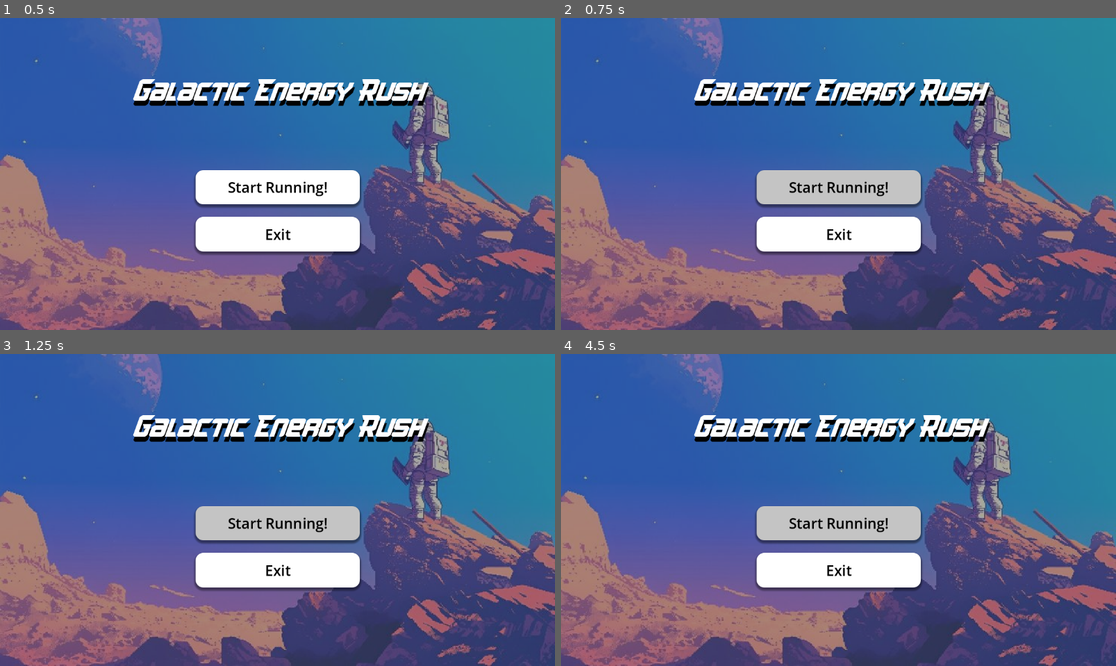
Above: before the commit, frames 1-4 (two rows, left to right).
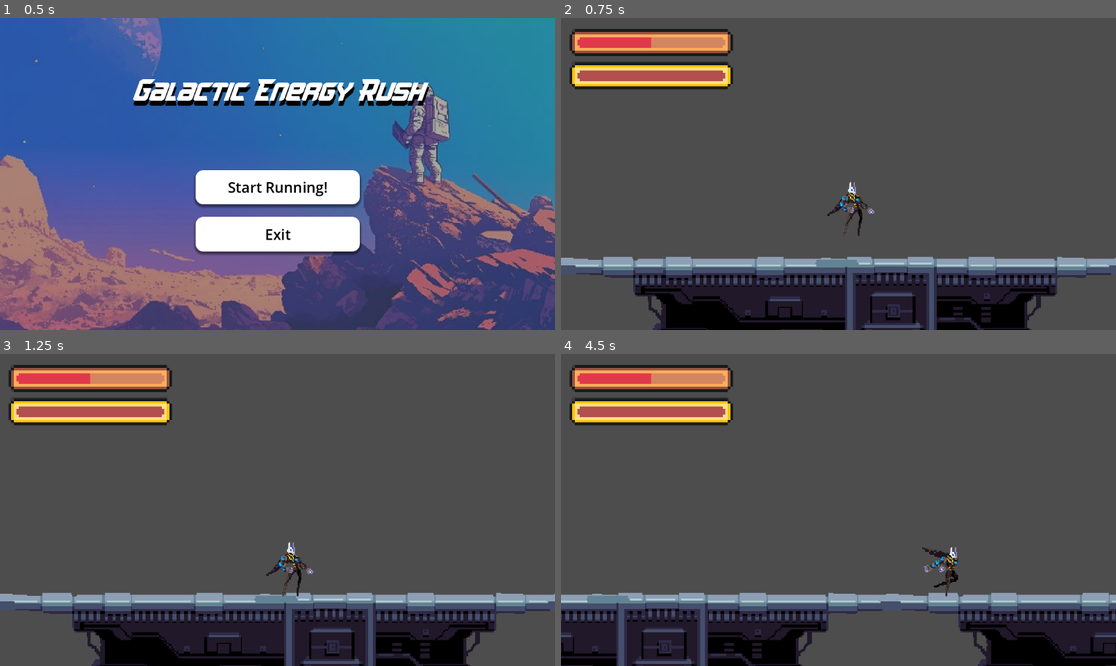
Above: after the commit, the same moments.

Repository: Mir-Shabab-Hasnat/galactic-energy-rush
Game: Godot game, scene res://scenes/main_menu.tscn
Same seed, same stepped clock (60 frames per second), same inputs: the game is played once before the commit and once after it. The engine's default icon, where the game draws it, is replaced by a stand-in: a white triangle on a blue panel in a dark square.
Inputs (mouse positions are in pixels of both pictures, inside the frame that each line leads up to):
- Up to frame 1 (0.5 s): no input
- Up to frame 2 (0.75 s): click "Start Running!" at 0.5 s
- Up to frame 3 (1.25 s): no input
- Up to frame 4 (4.5 s): click (838, 522) at 1.25 s, where only the run before the commit has a clickable "Start Running!"; tap Enter (ui_accept) at 2, 2.27, 3.02 s; hold Right (ui_right) 2.03-3.53 s; hold Left (ui_left) 3.53-4.28 s; hold Right (ui_right) from 4.28 s (still down)

Frame 1 is identical in both runs. In frame 2, 98% of the frame differs, in the area x 0-100%, y 0-100%; in frame 3, 98%; in frame 4, 98%.
Error before the commit: Parse Error: Could not preload resource file "res://scenes/game.tscn". (res://scripts/main_menu.gd:3)

Commit message:
Added energy to all powerups to test if the energy bar works at it does!

Diff:
--- a/scenes/game.tscn
+++ b/scenes/game.tscn
@@ -1,5 +1,4 @@
-[gd_scene load_steps=9 format=3 uid="uid://dxoyqjirljn4f"]
-[gd_scene load_steps=9 format=3 uid="uid://dxoyqjirljn4f"]
+[gd_scene load_steps=10 format=3 uid="uid://dxoyqjirljn4f"]
 
 [ext_resource type="Script" path="res://scripts/game.gd" id="1_07uqo"]
 [ext_resource type="PackedScene" uid="uid://bqdmouxemwvb" path="res://scenes/player.tscn" id="1_41bkr"]
--- a/scripts/energy_view.gd
+++ b/scripts/energy_view.gd
@@ -1,5 +1,5 @@
 extends TextureProgressBar
-var energy = 100
+var energy = 0
 
 # Called when the node enters the scene tree for the first time.
 func _ready() -> void:
--- a/scripts/game.gd
+++ b/scripts/game.gd
@@ -14,7 +14,7 @@
 @onready var healthbar = $HealthBar
 @onready var energyBar = $EnergyBar
 
-@export var energy = 0;
+@export var energy: int = 0;
 @export var health = 50;
 
 
@@ -33,11 +33,12 @@
 
 # Called every frame. 'delta' is the elapsed time since the previous frame.
 func _process(delta: float) -> void:
-
 	_tick_game(delta)
 
 func _tick_game(delta: float) -> void:
 	handle_input()
+	energyBar.energy = energy
+	healthbar.health = health
 	#set_start_spawn(player.can_move)
 
 func handle_input():
--- /dev/null
+++ b/scripts/powerups/EnergyPickup.gd
@@ -0,0 +1,11 @@
+# invincibility_effect.gd
+extends "res://scripts/powerups/power_up_effect.gd"
+
+
+@onready var animated_sprite = $Sprite2D
+
+func apply_effect(player):
+	player.is_invincible = true
+
+func remove_effect(player):
+	player.is_invincible = false
--- a/scripts/powerups/power_up.gd
+++ b/scripts/powerups/power_up.gd
@@ -1,12 +1,13 @@
 # power_up.gd
 extends Area2D
 
-enum PowerUpType { INVINCIBILITY, DOUBLE_POINTS }
+enum PowerUpType { INVINCIBILITY, DOUBLE_POINTS, ENERGY_PICKUP }
 
 var power_up_type: PowerUpType
 var effect_script: GDScript
 var can_move = false
 var energy = 0
+var game
 
 @export var speed: float = 200;
 
@@ -34,6 +35,8 @@
 		var effect_instance = effect_script.new()
 		get_tree().root.add_child(effect_instance)
 		effect_instance.start_effect(player)
+		game.energy += 10  # Increment the energy value in the game node
+		print("Energy increased by 10. Current energy: ", game.energy)
 		print("Powerup applied: ", power_up_type)
 	else:
 		print("Error: effect_script is not set")
--- a/scripts/powerups/powerup_manager.gd
+++ b/scripts/powerups/powerup_manager.gd
@@ -6,14 +6,22 @@
 @export var spawn_interval: float = 10.0
 
 # Preload the effect scenes
-var InvincibilityEffectScene = preload("res://scripts/powerups/Invincibility.gd")
-var DoublePointsEffectScene = preload("res://scripts/powerups/DoublePoints.gd")
+var InvincibilityEffectScript = preload("res://scripts/powerups/Invincibility.gd")
+var DoublePointsEffectScript = preload("res://scripts/powerups/DoublePoints.gd")
+var EnergyPickupEffectScript = preload("res://scripts/powerups/EnergyPickup.gd")
 
 # Define the PowerUpType enum
-enum PowerUpType { INVINCIBILITY, DOUBLE_POINTS }
+enum PowerUpType { INVINCIBILITY, DOUBLE_POINTS, ENERGY_PICKUP }
 
 var start_spawn = false
 var timer = 0.0
+
+var game
+
+# Called when the node enters the scene tree for the first time.
+func _ready() -> void:
+	game = get_node("/root/Game")
+	print(game)
 
 
 func _process(delta: float) -> void:
@@ -31,6 +39,7 @@
 	powerup.can_move = true
 	powerup.global_position.x = viewport_rect.size.x + 20 # Spawn just off the right side
 	powerup.global_position.y = 225
+	powerup.game = game  # Pass the game reference to the powerup
 	print("Powerup spawned: ", powerup.power_up_type)
 	print("At x: ", powerup.global_position.x, " y: ", powerup.global_position.y)
 
@@ -41,10 +50,13 @@
 		match power_up_type:
 			PowerUpType.INVINCIBILITY:
 				powerup.power_up_type = PowerUpType.INVINCIBILITY
-				powerup.effect_script = InvincibilityEffectScene
+				powerup.effect_script = InvincibilityEffectScript
 			PowerUpType.DOUBLE_POINTS:
 				powerup.power_up_type = PowerUpType.DOUBLE_POINTS
-				powerup.effect_script = DoublePointsEffectScene
+				powerup.effect_script = DoublePointsEffectScript
+			PowerUpType.ENERGY_PICKUP:
+				powerup.power_up_type = PowerUpType.ENERGY_PICKUP
+				powerup.effect_script = EnergyPickupEffectScript
 
 		return powerup
 	else:
Not shown: 1 places in scenes/energy_bar.tscn that only renumber resources
Not shown: 2 places in scenes/game.tscn that only renumber resources
